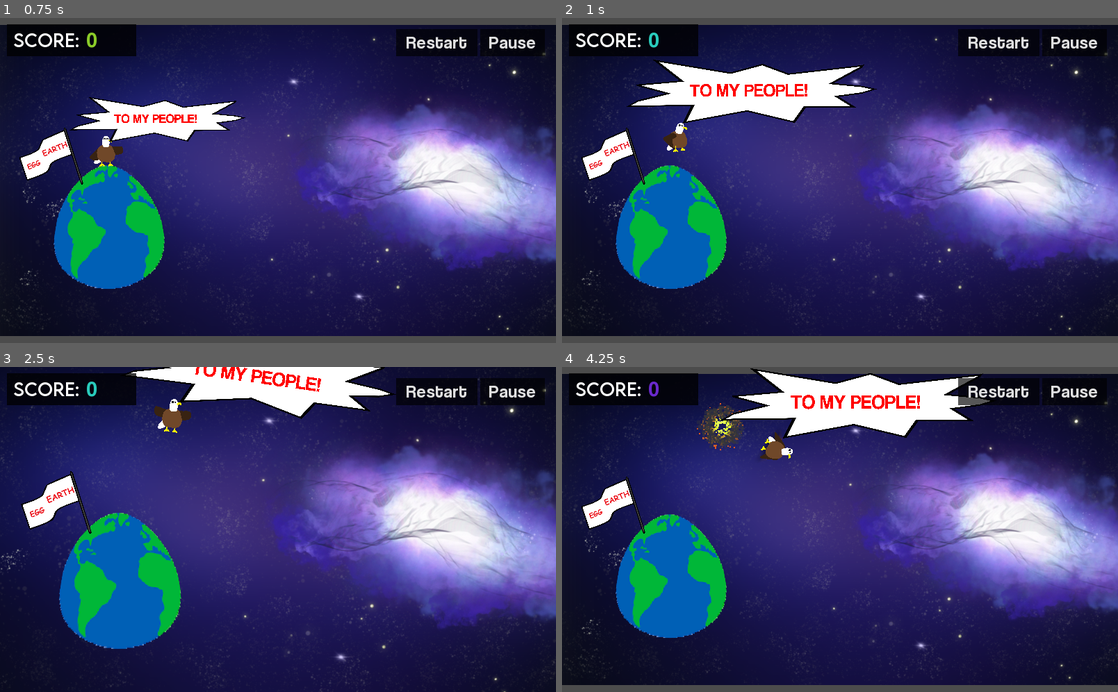
Above: before the commit, frames 1-4 (two rows, left to right).
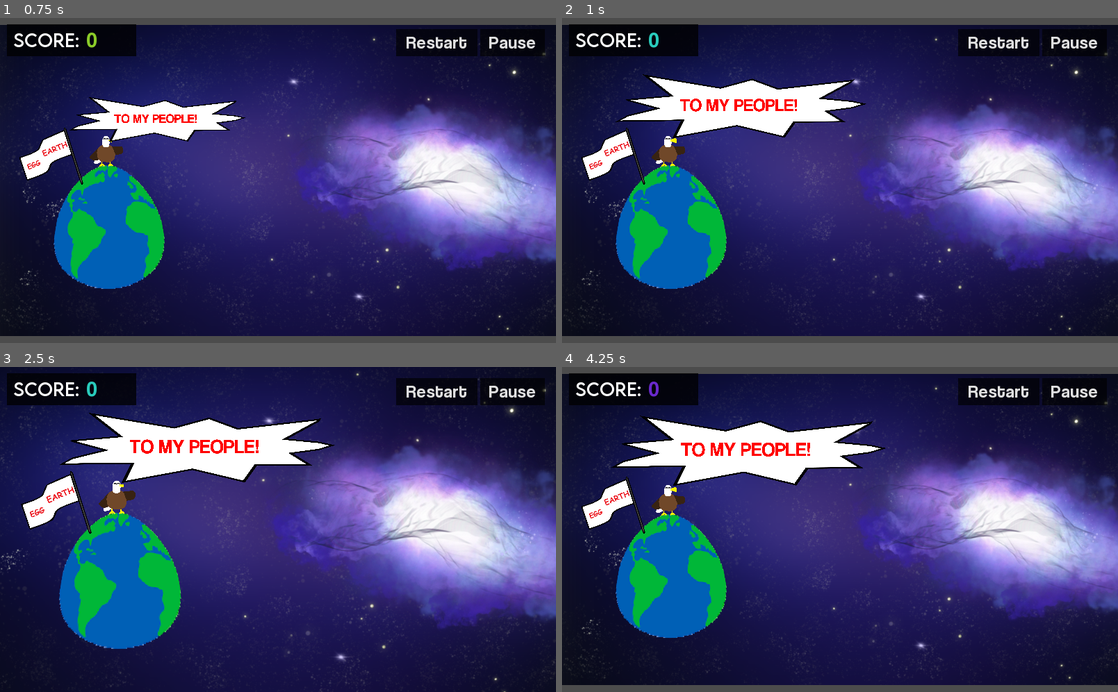
Above: after the commit, the same moments.

Repository: DominickRobinson/Eggbert
Game: Godot game, scene res://Scenes/Levels/Anti-Gravity.tscn
Two runs of this game, one before a commit and one after it. Both use one fixed random seed, a clock stepped at 60 frames per second and the inputs below. This scene is started directly instead of the project's main scene. The engine's default icon, where the game draws it, is replaced by a stand-in: a white triangle on a blue panel in a dark square.
Inputs (mouse positions are in pixels of both pictures, inside the frame that each line leads up to):
- Up to frame 1 (0.75 s): tap Space (flap) at 0.5 s; move the mouse to (400, 164) at 0.52 s; tap A (a) at 0.6 s
- Up to frame 2 (1 s): tap Space (flap) at 0.77 s; click (962, 164) at 0.8 s
- Up to frame 3 (2.5 s): tap Space (flap) at 1.07, 2, 2.27, 2.3 s; click "Restart" at 1.25 s; move the mouse to (166, 545) at 2.02 s; click (166, 545) at 2.1 s
- Up to frame 4 (4.25 s): tap Space (flap) at 2.57, 3.5, 3.6 s; click "Restart" at 2.75 s; move the mouse to (895, 458) at 3.52 s; tap A (a) at 3.8 s

Frame 1 is identical in both runs. In frame 2, 5.2% of the frame differs, in the area x 9-57%, y 12-46%; in frame 3, 11%; in frame 4, 12%, in the area x 8-78%, y 0-46%.

Commit message:
done

Diff:
--- a/Autoloads/SceneTransition.tscn
+++ b/Autoloads/SceneTransition.tscn
@@ -485,7 +485,6 @@
 }
 
 [node name="EggbertSprite" parent="FlappyRect" instance=ExtResource( 4 )]
-visible = false
 modulate = Color( 1, 1, 1, 0 )
 animation = "run"
 
--- a/Scenes/Characters/Character.gd
+++ b/Scenes/Characters/Character.gd
@@ -55,7 +55,8 @@
 
 func _physics_process(delta):
 	if not started and (Input.is_action_just_pressed("flap") or Input.is_action_just_pressed("left_mouseclick")):
-		skip_cutscene()
+#		skip_cutscene()
+		pass
 	if not alive:
 		motion.x = lerp(motion.x, 0, .02)
 		motion.y += GRAVITY
--- a/Scenes/Levels/Anti-Gravity.tscn
+++ b/Scenes/Levels/Anti-Gravity.tscn
@@ -2980,7 +2980,8 @@
 player_node_path = NodePath("../Eggbert")
 
 [node name="CometSpawner" parent="GameCamera(glide)" instance=ExtResource( 21 )]
-position = Vector2( 477, -593 )
+position = Vector2( 713, -568 )
+frequency = 8
 
 [node name="Eggbert" type="KinematicBody2D" parent="." groups=["Players"]]
 position = Vector2( -121, -167 )
--- a/Scenes/Levels/Flappy.tscn
+++ b/Scenes/Levels/Flappy.tscn
@@ -3043,6 +3043,8 @@
 z_index = 2
 script = ExtResource( 6 )
 cutscene = "flappy"
+HORIZONTAL_SPEED = 200
+GRAVITY = 8
 
 [node name="Body" type="Sprite" parent="Eggbert"]
 scale = Vector2( 0.05, 0.05 )
--- a/Scenes/Levels/MainMenu.tscn
+++ b/Scenes/Levels/MainMenu.tscn
@@ -157,7 +157,7 @@
 margin_right = 1013.0
 margin_bottom = 591.0
 custom_fonts/font = ExtResource( 9 )
-text = "Version 0.9.9 (transitions)"
+text = "Version 1.0.0"
 align = 2
 valign = 1
 __meta__ = {
--- a/Scenes/Particles/Space/TrailScripts/firedeco.gd
+++ b/Scenes/Particles/Space/TrailScripts/firedeco.gd
@@ -5,7 +5,7 @@
 
 var time := 0.0
 
-export var speed := 500
+export var speed := 300
 export var direction_degrees := 90
 var direction = deg2rad(direction_degrees)
 
